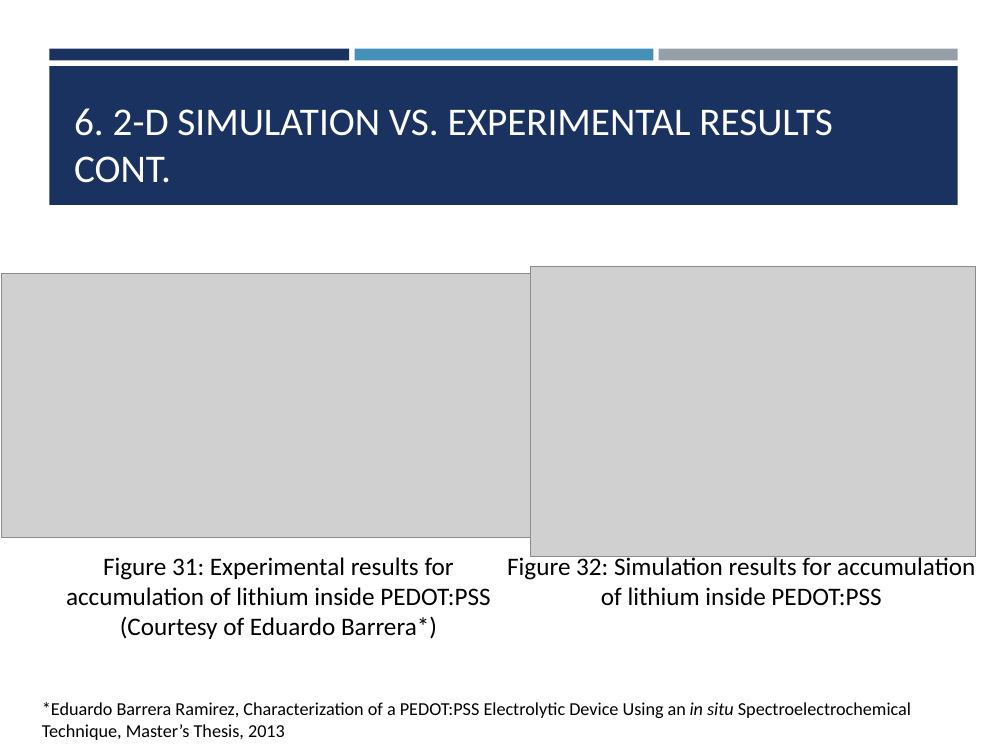
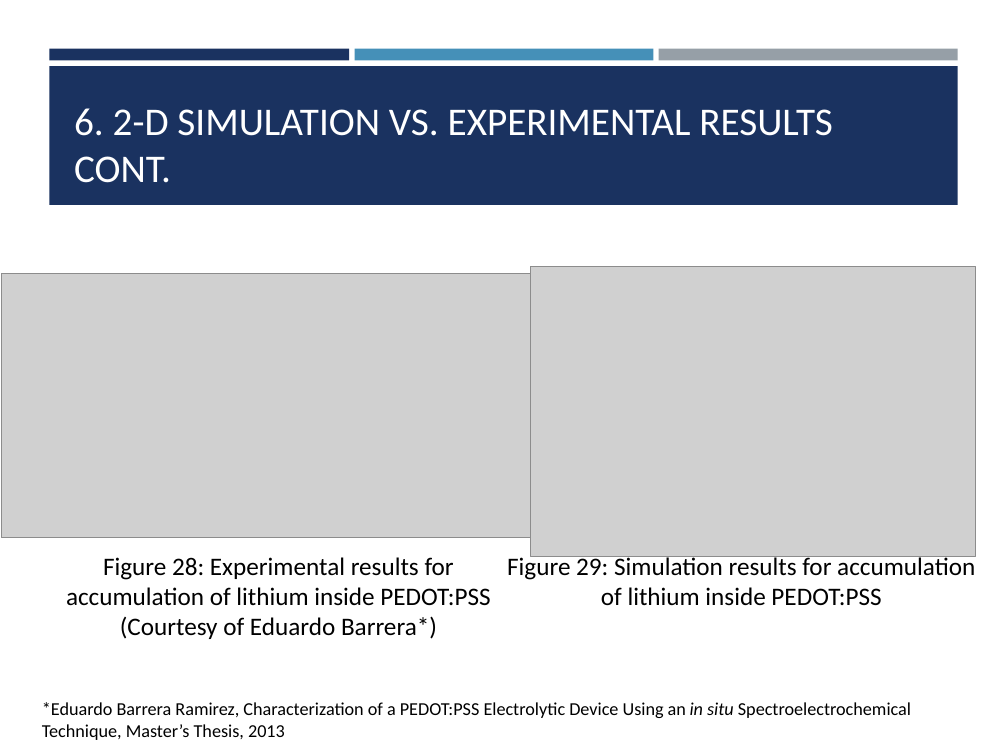
Before and after one commit to cbonfil/ThesisReport, a slide deck: slide 21 of Memristor Thesis/Memristor Presentation.pptx. Drawn at 1008x756 pixels with LibreOffice and Linux fonts; fonts in the diff are those of the drawing; grey boxes stand for pictures. Boxes give left, top, right and bottom in pixels: in the first picture for what was removed or moved away, otherwise in the second. Text is boxed around its words. In the diff, an @@ line names an element or a change of style, - is before the commit and + after.

```diff
--- a/Memristor Thesis/Memristor Presentation.pptx
+++ b/Memristor Thesis/Memristor Presentation.pptx
@@ text at box(66, 557, 490, 639): text changed @@
-Figure 31: Experimental results for accumulation of lithium inside PEDOT:PSS (Courtesy of Eduardo Barrera*)
+Figure 28: Experimental results for accumulation of lithium inside PEDOT:PSS (Courtesy of Eduardo Barrera*)
@@ text at box(507, 554, 975, 605): text changed @@
-Figure 32: Simulation results for accumulation of lithium inside PEDOT:PSS
+Figure 29: Simulation results for accumulation of lithium inside PEDOT:PSS
```
Also in this commit, not shown: 14 other slides changed, 1 slide removed.
